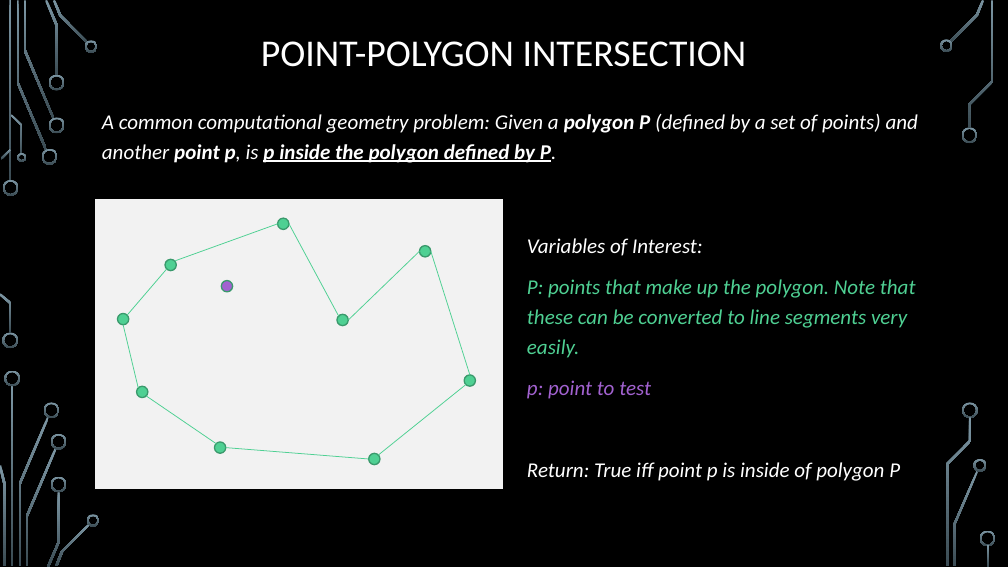
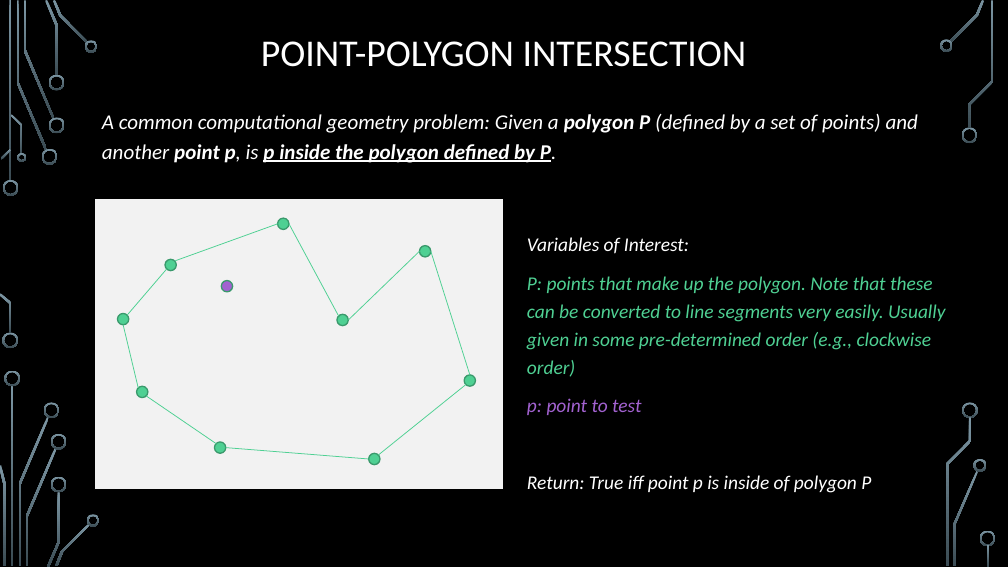
Before and after one commit to janiceeguo/advAlgo, a slide deck: slide 16 of slides/ComputationalGeom-part1-Intersections.pptx (slide 15 before the commit). Drawn at 1008x567 pixels with LibreOffice and Linux fonts; fonts in the diff are those of the drawing; background and template pictures are left out. Boxes give left, top, right and bottom in pixels: in the first picture for what was removed or moved away, otherwise in the second. Text is boxed around its words. In the diff, an @@ line names an element or a change of style, - is before the commit and + after.

```diff
--- a/slides/ComputationalGeom-part1-Intersections.pptx
+++ b/slides/ComputationalGeom-part1-Intersections.pptx
@@ text at [527,237,871,493]: size 20 to 18.5 pt in "Variables of Interest:", "p: point to test", "Return: True iff point p is inside ..." @@
@@ text at [527,276,946,377]: text changed; size 20 to 18.5 pt @@
-P: points that make up the polygon. Note that these can be converted to line segments very easily.
+P: points that make up the polygon. Note that these can be converted to line segments very easily. Usually given in some pre-determined order (e.g., clockwise order)
```
Also in this commit, not shown: 7 other slides changed, 1 slide added, 1 slide removed, 3 other files.
